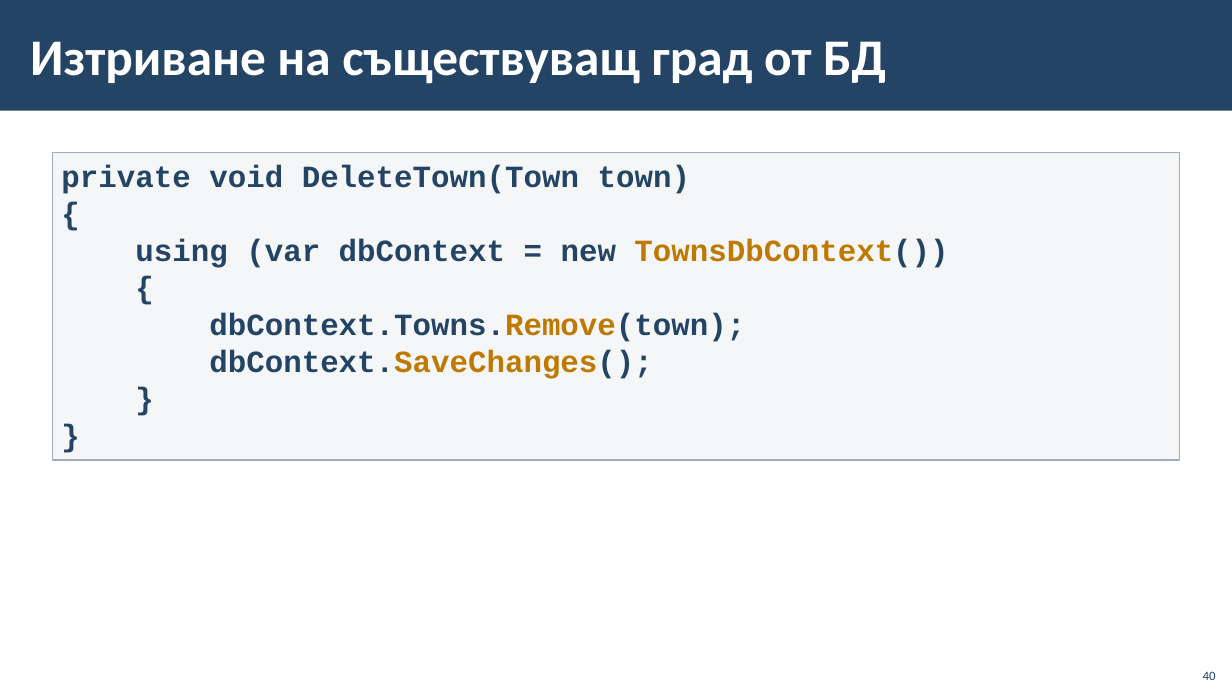
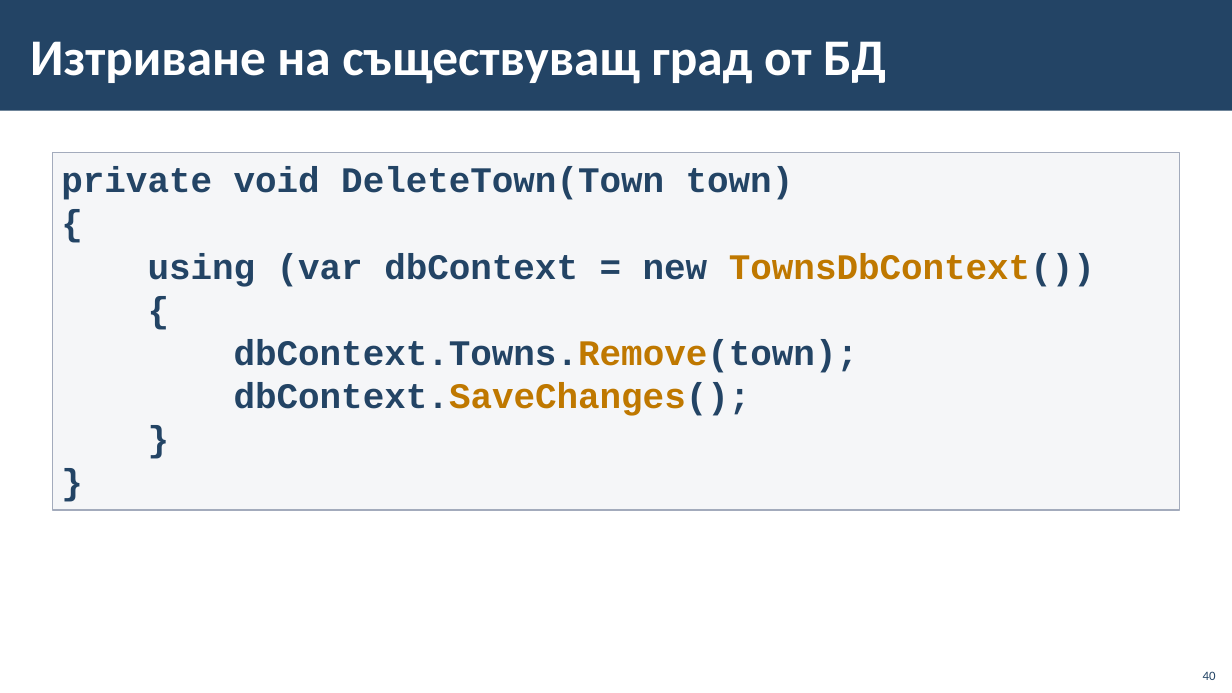
Before and after one commit to BG-IT-Edu/School-Programming, a slide deck: slide 40 of Courses/Software-Sciences/Module-4-Information-Systems-New/06-CRUD-with-EF-and-Windows-Forms/06-CRUD-with-EF-Core-and-Windows-Forms.pptx. Drawn at 1232x693 pixels with LibreOffice and Linux fonts; fonts in the diff are those of the drawing; background and template pictures are left out. Boxes give left, top, right and bottom in pixels: in the first picture for what was removed or moved away, otherwise in the second. Text is boxed around its words. In the diff, an @@ line names an element or a change of style, - is before the commit and + after.

```diff
--- a/Courses/Software-Sciences/Module-4-Information-Systems-New/06-CRUD-with-EF-and-Windows-Forms/06-CRUD-with-EF-Core-and-Windows-Forms.pptx
+++ b/Courses/Software-Sciences/Module-4-Information-Systems-New/06-CRUD-with-EF-and-Windows-Forms/06-CRUD-with-EF-Core-and-Windows-Forms.pptx
@@ rectangle "private void DeleteTown(Town town)": place and size @@
-rectangle "private void DeleteTown(Town town)" at bbox=[53, 152, 1180, 460]
+rectangle "private void DeleteTown(Town town)" at bbox=[53, 152, 1180, 510]
@@ rectangle "private void DeleteTown(Town town)" at bbox=[53, 152, 1180, 510]: size 24 to 28 pt @@
```
Also in this commit, not shown: 2 other slides changed.
